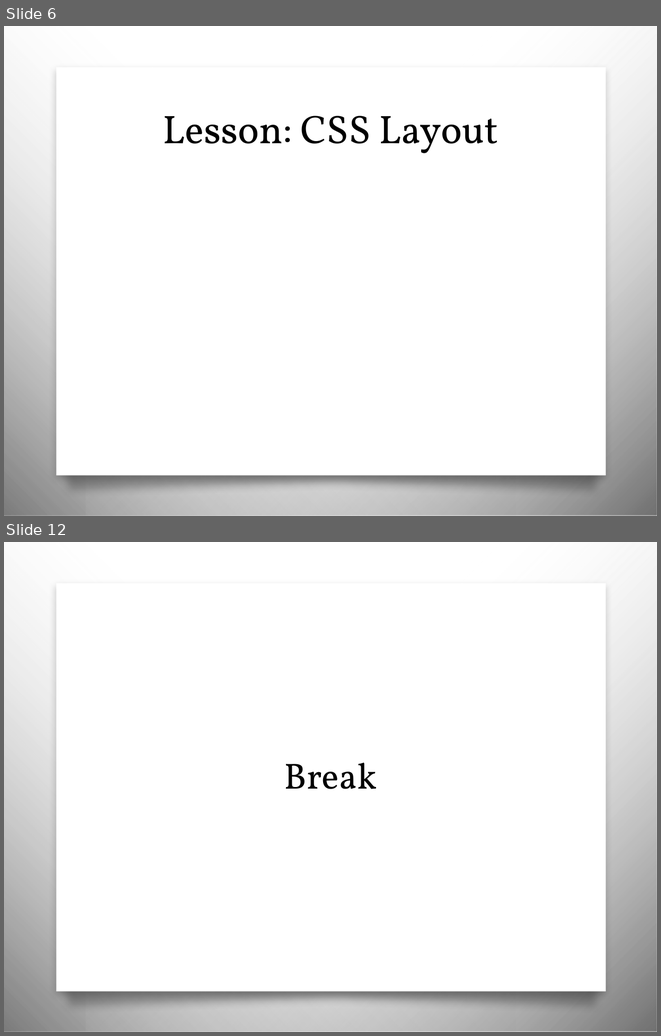
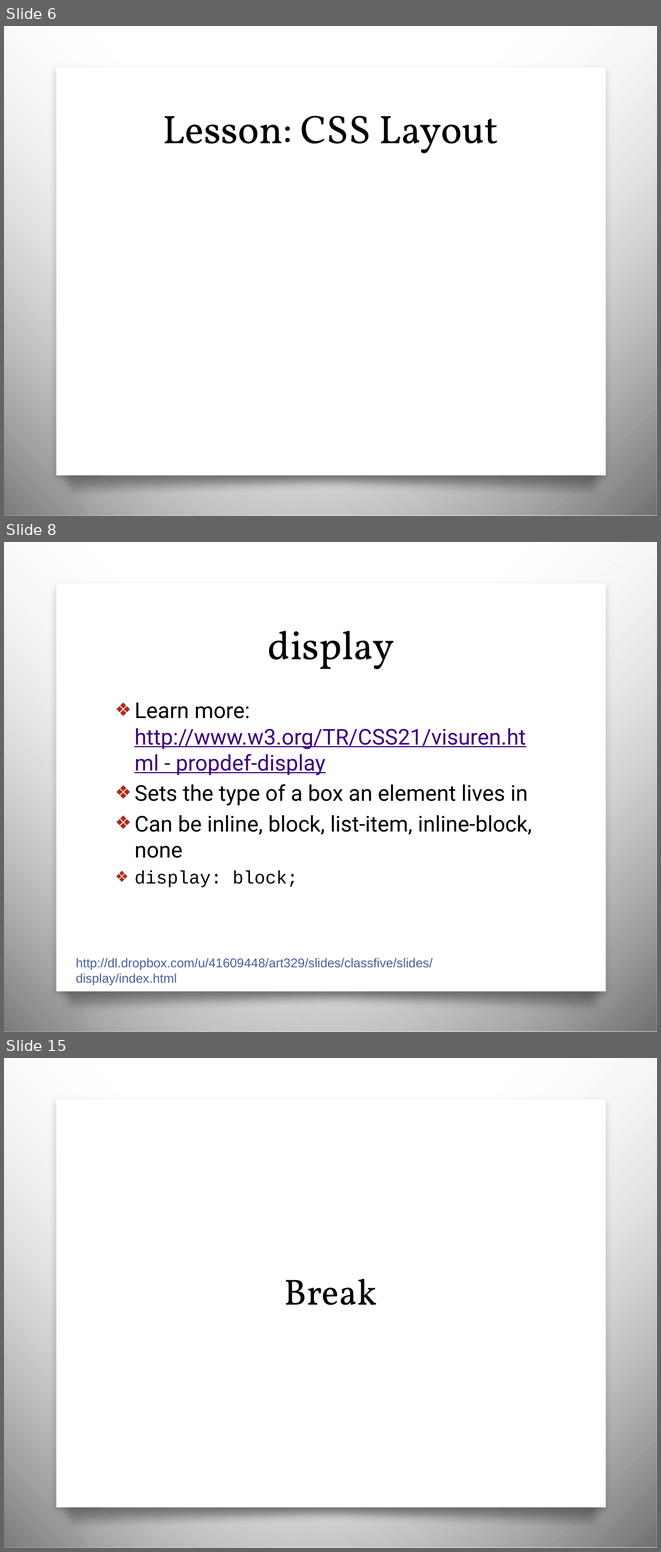
Before and after one commit to awayken/USF-ART329, a slide deck: slides/classfive/slides.pptx. Shown one above the other, each under a label of ours: slides 6 and 12 before the commit, slides 6, 8 and 15 after it; the slides between them are not shown. The pictures are 661x1036 and 661x1552 pixels, drawn with LibreOffice and Linux fonts; fonts in the diff are those of the drawing; background and template pictures are left out. Boxes give left, top, right and bottom in pixels: in the first picture for what was removed or moved away, otherwise in the second. Text is boxed around its words. In the diff, an @@ line names an element or a change of style, - is before the commit and + after.

Commit message:
Class Five.

```diff
--- a/slides/classfive/slides.pptx
+++ b/slides/classfive/slides.pptx
@@ slide 8 added at (x1=4, y1=542, x2=657, y2=1032), background picture (left out); not listed: 4 template elements that a slide beside it also shows @@
@@ title added at (x1=268, y1=631, x2=394, y2=669), 44 pt, text #000000 @@
+display
@@ text added at (x1=134, y1=702, x2=532, y2=887), 24 pt, text #000000 @@
+❖ Learn more: http://www.w3.org/TR/CSS21/visuren.html - propdef-display
+❖ Sets the type of a box an element lives in
+❖ Can be inline, block, list-item, inline-block, none
+❖ display: block;
@@ text added at (x1=76, y1=958, x2=433, y2=985), 14 pt, text #465E9C @@
+http://dl.dropbox.com/u/41609448/art329/slides/classfive/slides/display/index.html
@@ what was slide 12 is now slide 15 @@
```
Also in this commit, not shown: 4 slides changed, 21 other slides added, 2 slides removed, 30 other files.
